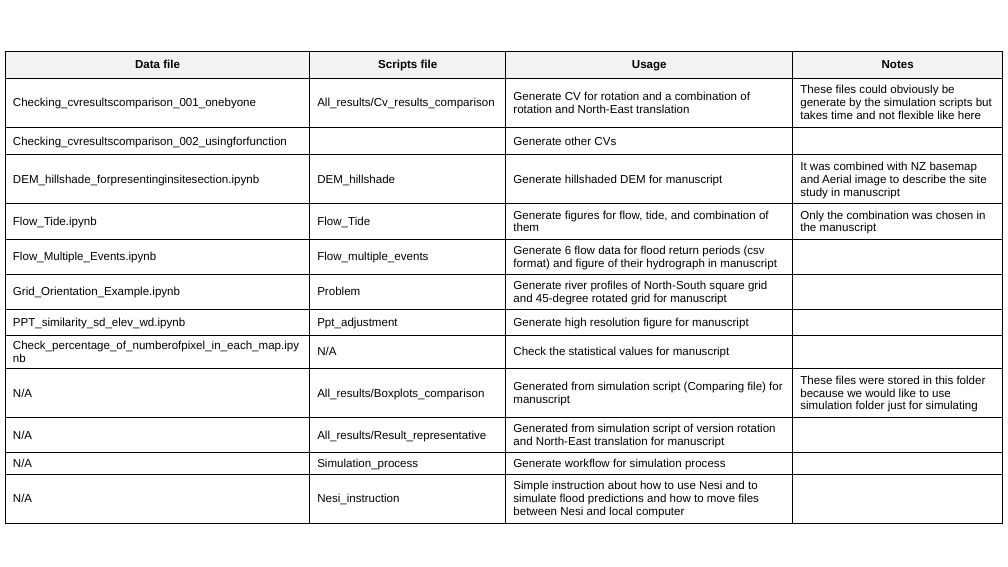
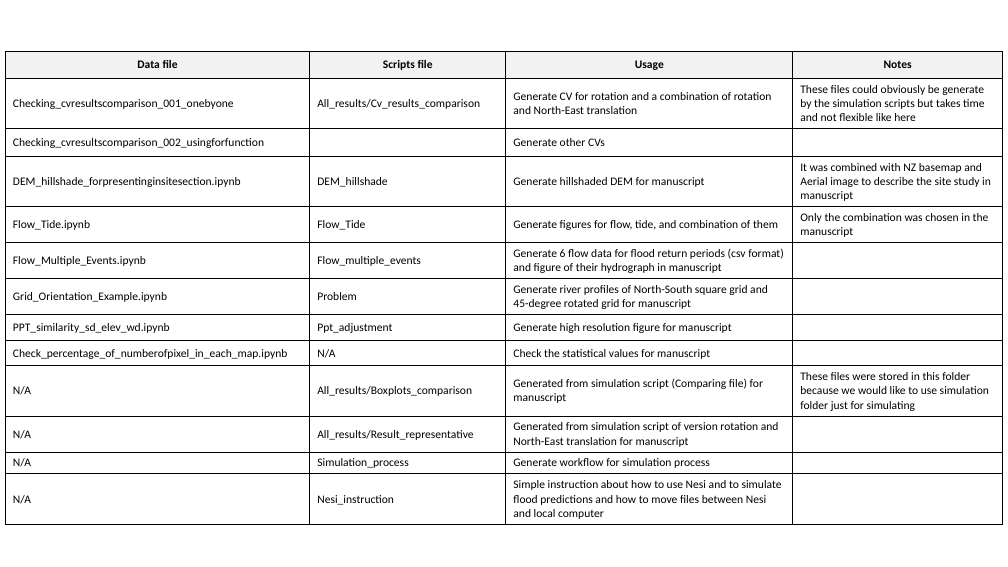
Before and after one commit to Martin20494/Grid_Orientation, a slide deck: slide 1 of other_files/file_structure/File_structure.pptx. Drawn at 1008x567 pixels with LibreOffice and Linux fonts; fonts in the diff are those of the drawing. Boxes give left, top, right and bottom in pixels: in the first picture for what was removed or moved away, otherwise in the second. Text is boxed around its words. In the diff, an @@ line names an element or a change of style, - is before the commit and + after.

```diff
--- a/other_files/file_structure/File_structure.pptx
+++ b/other_files/file_structure/File_structure.pptx
@@ table at (x1=5, y1=51, x2=1003, y2=523) @@
@@ font Arial to Calibri @@
```
Also in this commit, not shown: 1 other file.
